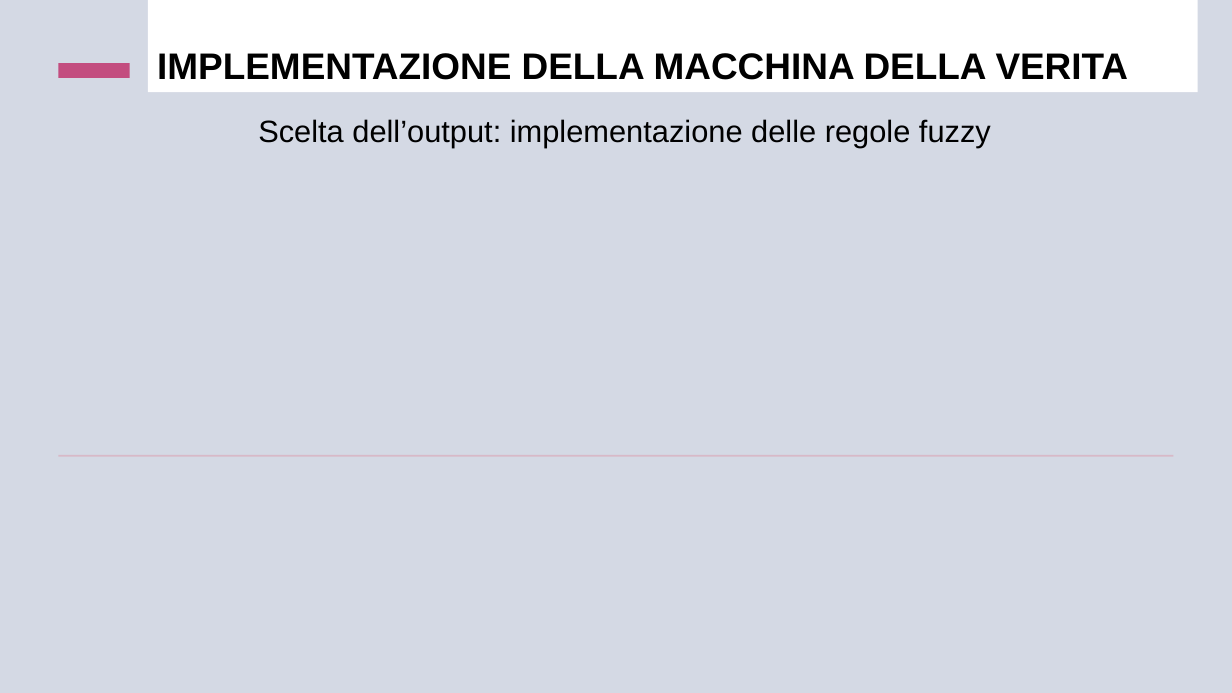
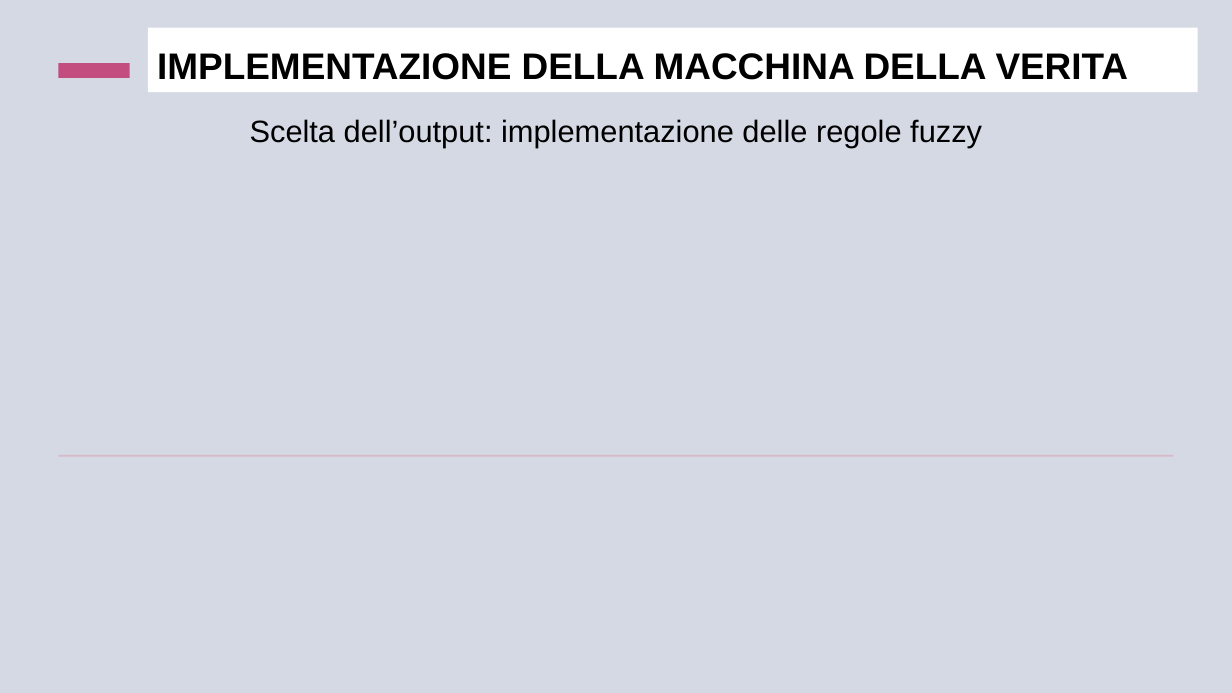
Before and after one commit to ClaudiaMarano/Progetto-Fuzzy, a slide deck: slide 12 of LA VERITÀ STA NEI GESTI.pptx (slide 11 before the commit). Drawn at 1232x693 pixels with LibreOffice and Linux fonts; fonts in the diff are those of the drawing. Boxes give left, top, right and bottom in pixels: in the first picture for what was removed or moved away, otherwise in the second. Text is boxed around its words. In the diff, an @@ line names an element or a change of style, - is before the commit and + after.

```diff
--- a/LA VERITÀ STA NEI GESTI.pptx
+++ b/LA VERITÀ STA NEI GESTI.pptx
@@ title "IMPLEMENTAZIONE DELLA MACCHINA DELLA VERITA": place and size @@
-title "IMPLEMENTAZIONE DELLA MACCHINA DELLA VERITA" at [148, 0, 1198, 92]
+title "IMPLEMENTAZIONE DELLA MACCHINA DELLA VERITA" at [148, 28, 1198, 92]
@@ text "Scelta dell’output: implementazione delle regole ...": place and size @@
-text "Scelta dell’output: implementazione delle regole ..." at [258, 119, 991, 148]
+text "Scelta dell’output: implementazione delle regole ..." at [250, 119, 982, 148]
```
Also in this commit, not shown: 5 other slides changed, 1 slide added.
